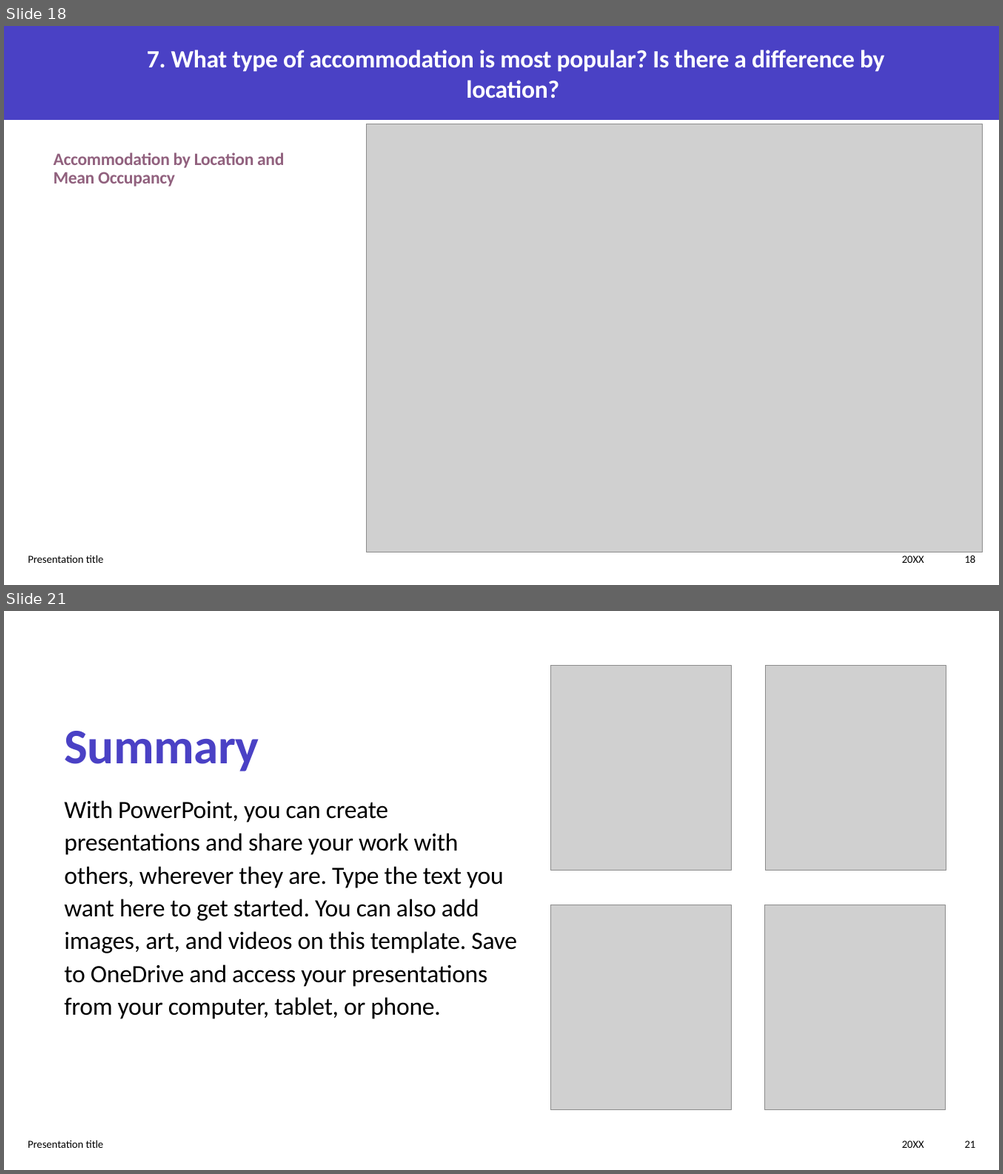
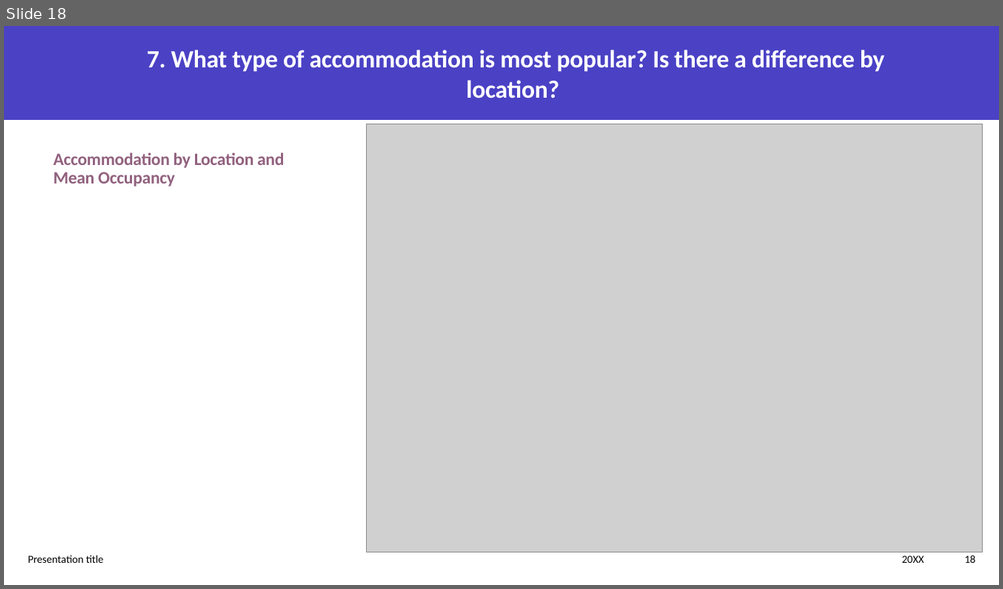
Before and after one commit to neilplenderleith/final_project_visit_scotland, a slide deck: Presentation/final_project_presentation.pptx. Shown one above the other, each under a label of ours: slides 18 and 21 before the commit, slide 18 after it; the slides between them are not shown. The pictures are 1003x1174 and 1003x589 pixels, drawn with LibreOffice and Linux fonts; fonts in the diff are those of the drawing; grey boxes stand for pictures. Boxes give left, top, right and bottom in pixels: in the first picture for what was removed or moved away, otherwise in the second. Text is boxed around its words. In the diff, an @@ line names an element or a change of style, - is before the commit and + after.

```diff
--- a/Presentation/final_project_presentation.pptx
+++ b/Presentation/final_project_presentation.pptx
@@ slide 21 removed at box(4, 611, 999, 1170), background #FFFFFF @@
@@ picture removed at box(551, 666, 731, 871) @@
@@ picture removed at box(765, 666, 945, 871) @@
@@ title removed at box(64, 731, 259, 772) @@
-Summary
@@ text removed at box(64, 800, 517, 1019) @@
-With PowerPoint, you can create presentations and share your work with others, wherever they are. Type the text you want here to get started. You can also add images, art, and videos on this template. Save to OneDrive and access your presentations from your computer, tablet, or phone.
@@ picture removed at box(551, 905, 731, 1111) @@
@@ picture removed at box(765, 905, 945, 1111) @@
@@ text removed at box(28, 1140, 104, 1148) @@
-Presentation title
@@ text removed at box(902, 1141, 924, 1148) @@
-20XX
@@ page number removed at box(965, 1141, 976, 1148) @@
-21
```
Also in this commit, not shown: 4 slides changed, 1 slide added, 9 other slides removed, 2 other files.
